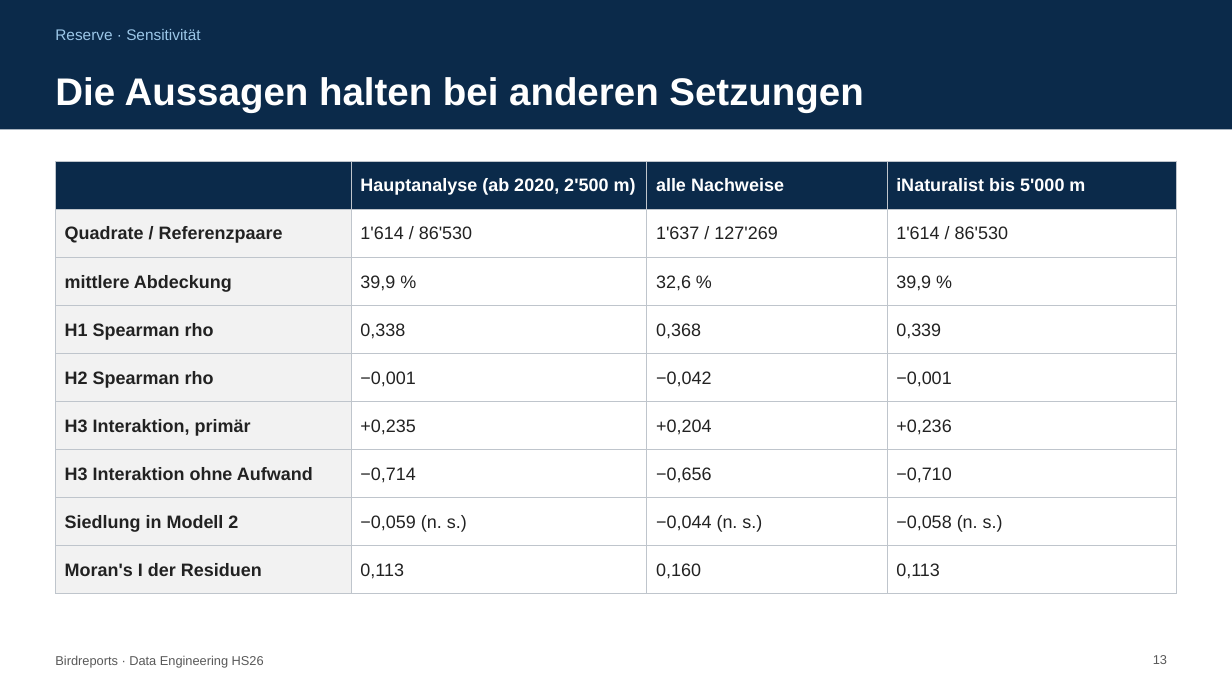
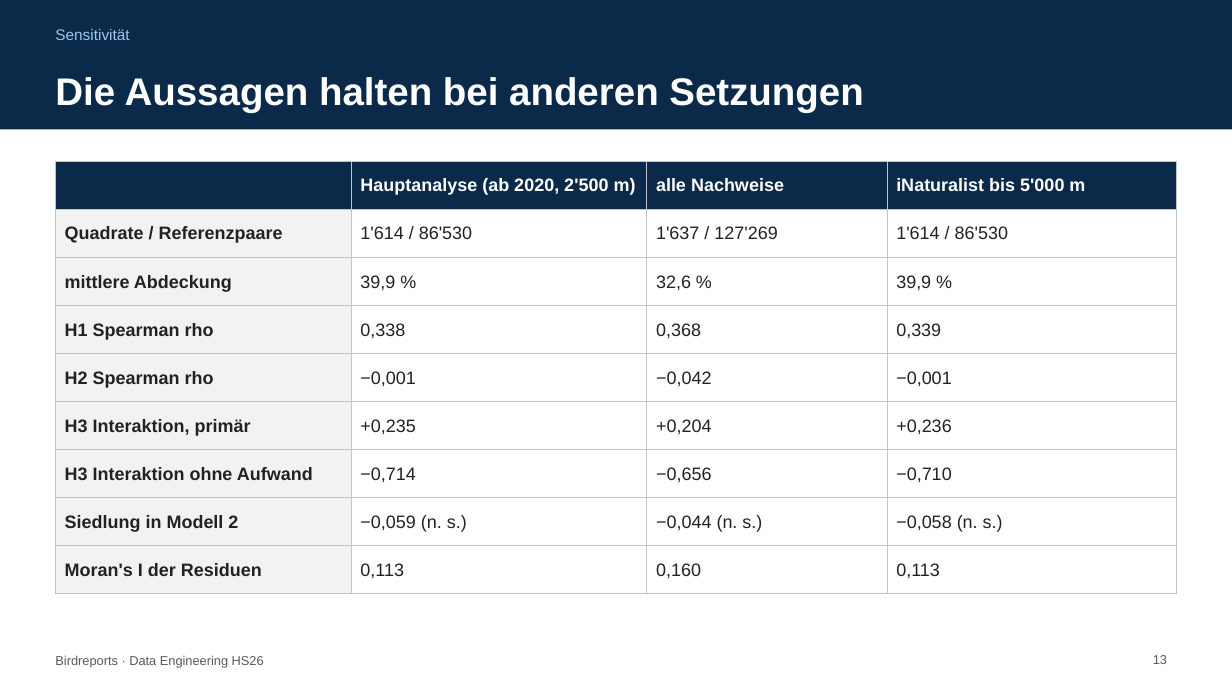
Before and after one commit to zhaw-marc/birdreports, a slide deck: slide 13 of docs/presentation/daeng_kolloquium1_rama_stermcnik_vogelmann_birdreports.pptx. Drawn at 1232x693 pixels with LibreOffice and Linux fonts; fonts in the diff are those of the drawing. Boxes give left, top, right and bottom in pixels: in the first picture for what was removed or moved away, otherwise in the second. Text is boxed around its words. In the diff, an @@ line names an element or a change of style, - is before the commit and + after.

```diff
--- a/docs/presentation/daeng_kolloquium1_rama_stermcnik_vogelmann_birdreports.pptx
+++ b/docs/presentation/daeng_kolloquium1_rama_stermcnik_vogelmann_birdreports.pptx
@@ text at bbox=[55, 29, 129, 40]: text changed @@
-Reserve · Sensitivität
+Sensitivität
```
Also in this commit, not shown: 2 other slides changed.
